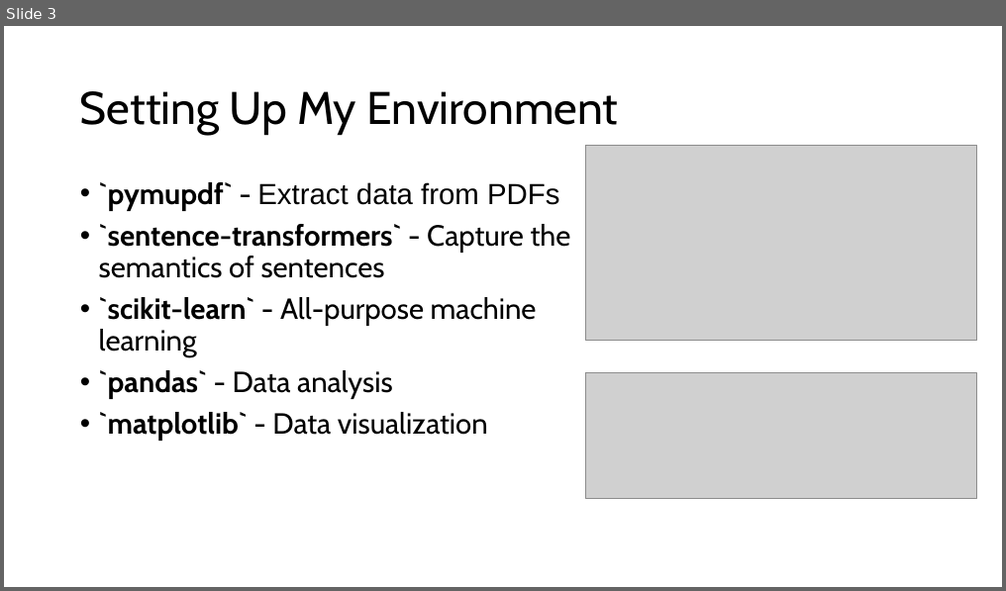
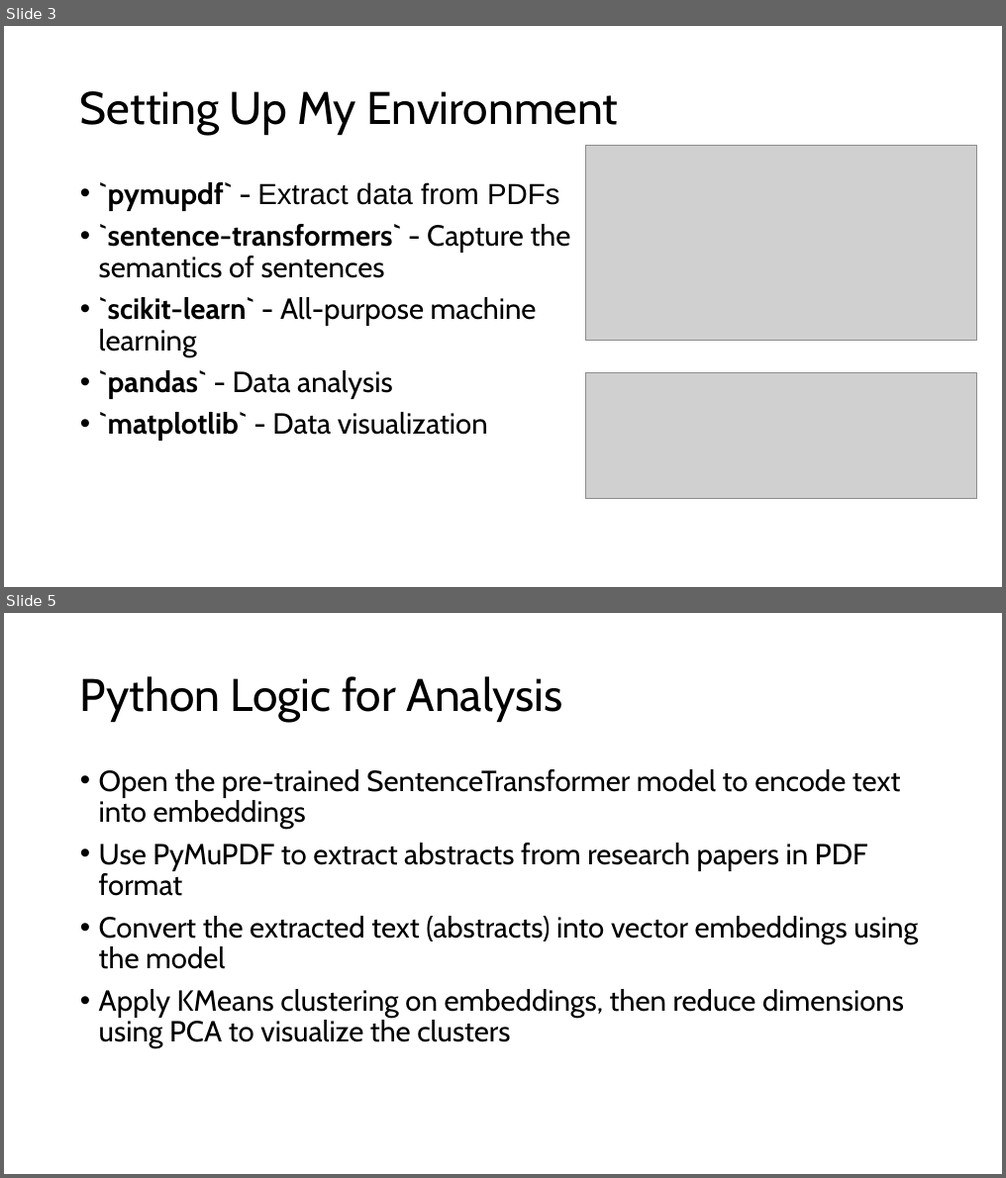
Before and after one commit to henryroeth/research-paper-organizer, a slide deck: docs/Progress_Report_1_HKR.pptx. Shown one above the other, each under a label of ours: slide 3 before the commit, slides 3 and 5 after it; the slides between them are not shown. The pictures are 1006x591 and 1006x1178 pixels, drawn with LibreOffice and Linux fonts; fonts in the diff are those of the drawing; grey boxes stand for pictures. Boxes give left, top, right and bottom in pixels: in the first picture for what was removed or moved away, otherwise in the second. Text is boxed around its words. In the diff, an @@ line names an element or a change of style, - is before the commit and + after.

```diff
--- a/docs/Progress_Report_1_HKR.pptx
+++ b/docs/Progress_Report_1_HKR.pptx
@@ slide 5 added at <box>4,613,1002,1174</box>, background #FFFFFF @@
@@ title added at <box>80,676,563,722</box>, 44 pt, text #000000 @@
+Python Logic for Analysis
@@ text added at <box>99,769,918,1050</box>, 28 pt, text #000000 @@
+• Open the pre-trained SentenceTransformer model to encode text into embeddings
+• Use PyMuPDF to extract abstracts from research papers in PDF format
+• Convert the extracted text (abstracts) into vector embeddings using the model
+• Apply KMeans clustering on embeddings, then reduce dimensions using PCA to visualize the clusters
```
Also in this commit, not shown: 2 slides changed, 2 other slides added, 1 slide removed, 1 other file.
